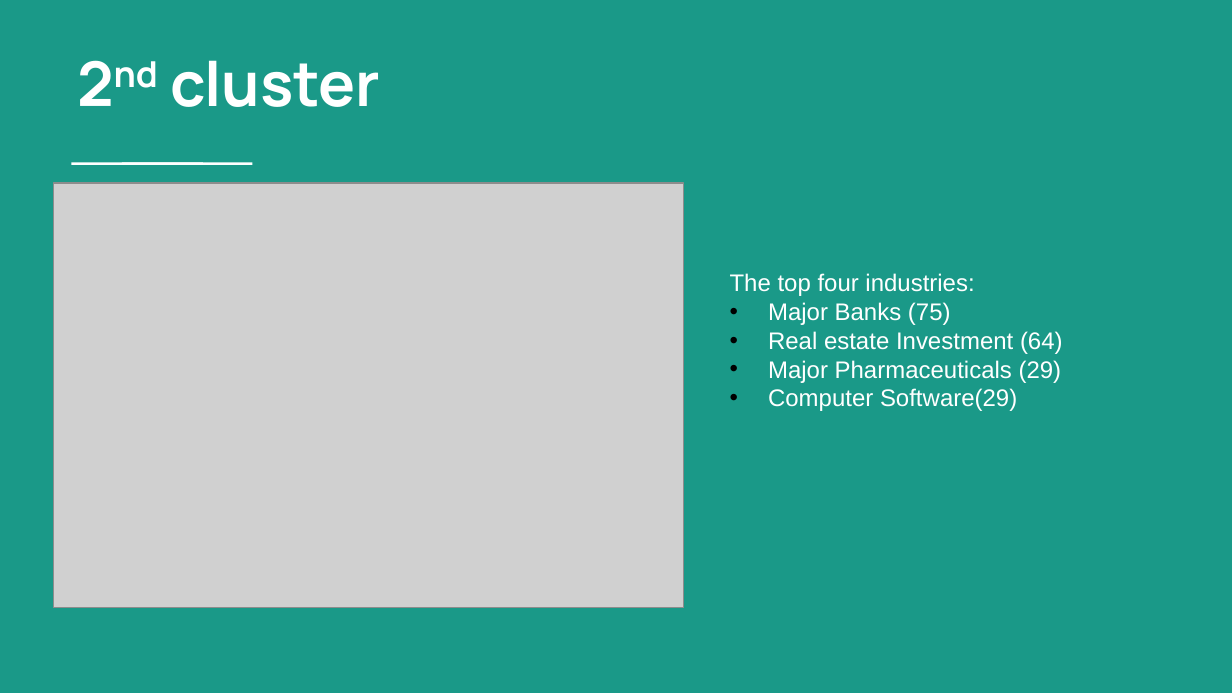
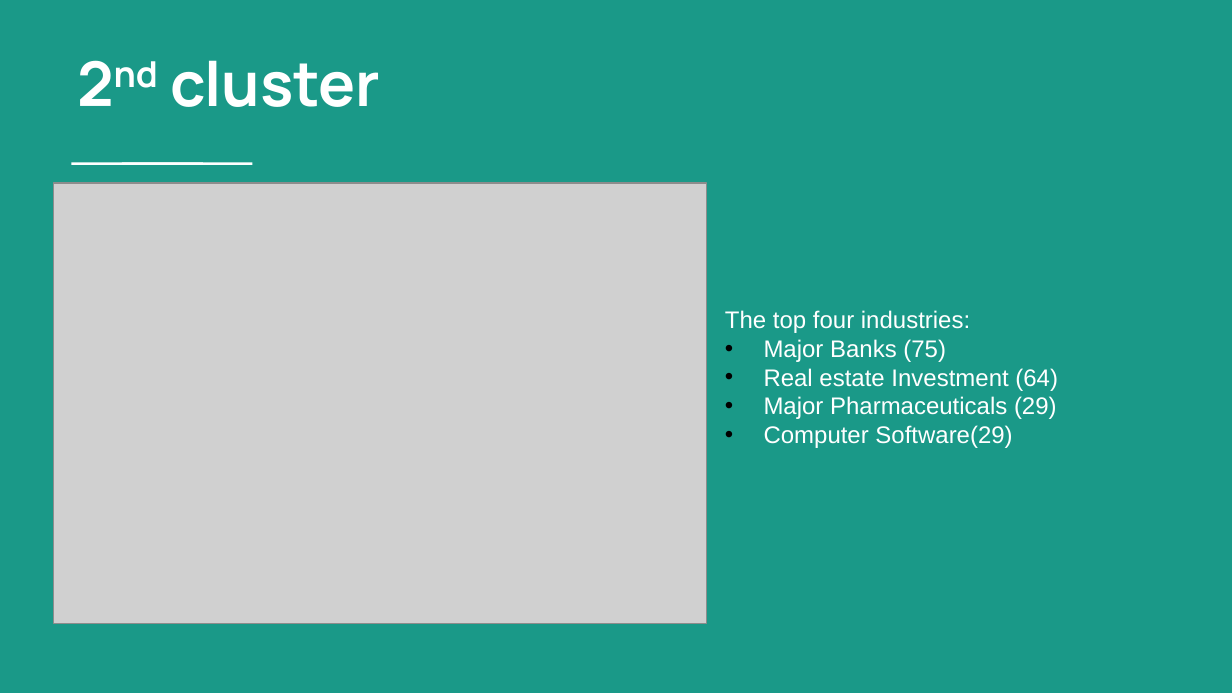
Before and after one commit to okcaiko-gmail/Fionastudy, a slide deck: slide 15 of Examination of Domestic Economic Impact of the US-China Trade War by Analyzing Stock Market Fluctuations with Unsupervised Machine Learning.pptx (slide 10 before the commit). Drawn at 1232x693 pixels with LibreOffice and Linux fonts; fonts in the diff are those of the drawing; grey boxes stand for pictures. Boxes give left, top, right and bottom in pixels: in the first picture for what was removed or moved away, otherwise in the second. Text is boxed around its words. In the diff, an @@ line names an element or a change of style, - is before the commit and + after.

```diff
--- a/Examination of Domestic Economic Impact of the US-China Trade War by Analyzing Stock Market Fluctuations with Unsupervised Machine Learning.pptx
+++ b/Examination of Domestic Economic Impact of the US-China Trade War by Analyzing Stock Market Fluctuations with Unsupervised Machine Learning.pptx
@@ picture: place and size @@
-picture at [54, 184, 684, 609]
+picture at [54, 184, 707, 623]
@@ text "The top four industries:": place and size @@
-text "The top four industries:" at [730, 273, 1063, 411]
+text "The top four industries:" at [725, 310, 1058, 448]
```
Also in this commit, not shown: 14 other slides changed, 6 slides added.
